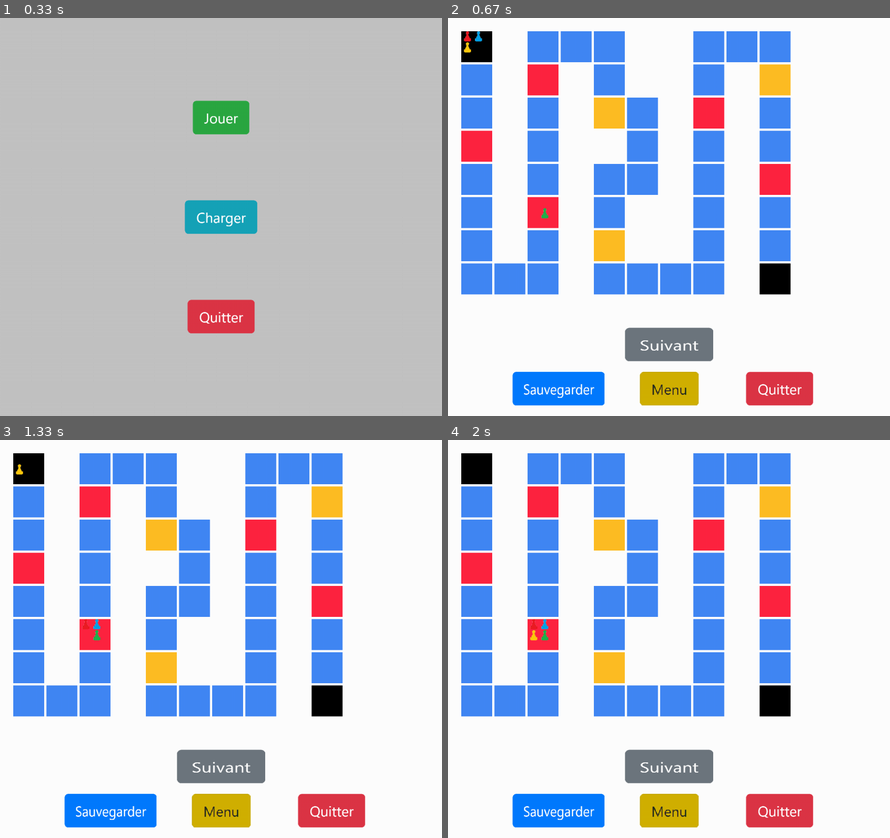
Above: before the commit, frames 1-4 (two rows, left to right).
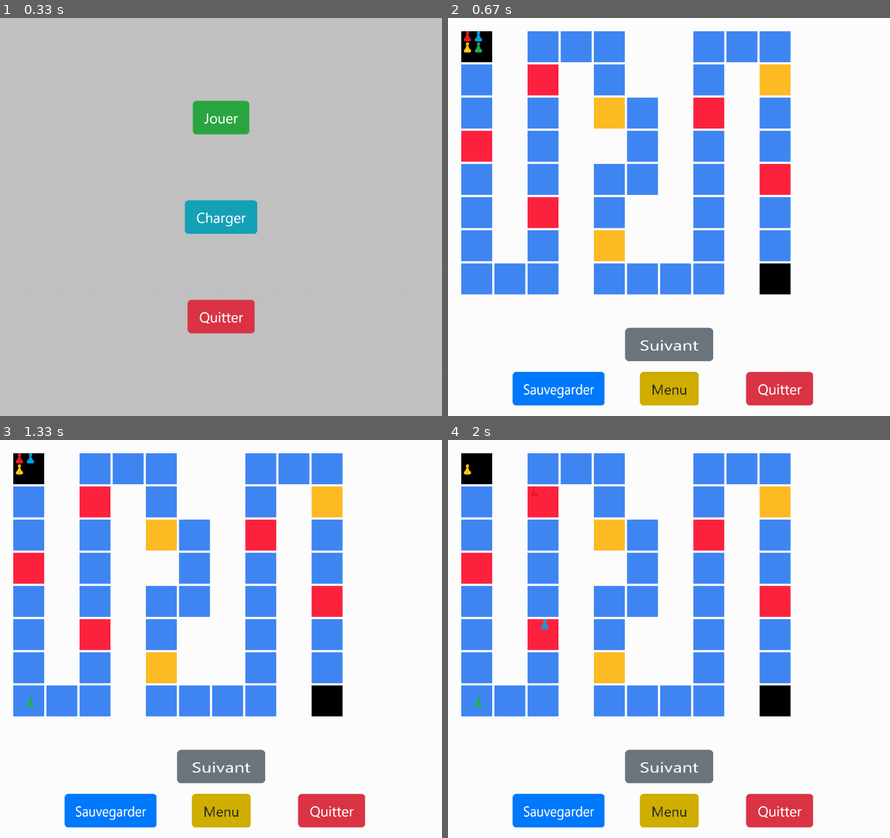
Above: after the commit, the same moments.

Repository: tw0hour/pythonApp
Game: pygame game, started from main.py
Same seed, same stepped clock (60 frames per second), same inputs: the game is played once before the commit and once after it.
Inputs (mouse positions are in pixels of both pictures, inside the frame that each line leads up to):
- Up to frame 1 (0.33 s): no input
- Up to frame 2 (0.67 s): click (669, 117) at 0.38 s
- Up to frame 3 (1.33 s): click (221, 766) at 0.75 s; click (221, 766) at 1.13 s
- Up to frame 4 (2 s): click (669, 766) at 1.53 s; click (669, 766) at 1.93 s

Frame 1 is identical in both runs. In frame 2, less than 0.1% of the frame differs, in the area x 6-23%, y 6-51%; in frame 3, 0.2%, in the area x 3-23%, y 3-68%; in frame 4, 0.2%.

Commit message:
fin de tour et joueur qui se deplace, si joueur a finis le plateau, il ne fais plus rien

Diff:
--- a/Game.py
+++ b/Game.py
@@ -1,6 +1,5 @@
 import json
 import random
-from time import sleep
 
 import pygame
 
@@ -11,7 +10,7 @@
 
 
 class Game:
-    def __init__(self,tab):
+    def __init__(self, tab):
         # JEU A COMMMENCER OU PAS
         self.is_playing = False
         self.thimble1 = Thimble()
@@ -19,7 +18,7 @@
         self.events = self.getEvents()
         self.cases = self.initializeCases(tab)
         # create player
-        self.players = self.initialzePlayers()
+        self.players = self.initializePlayers()
 
     def run(self, screen, tab):
 
@@ -29,19 +28,22 @@
 
     def playing(self):
         # les dés
-        self.movePawn(11)
+        self.movePawn(self.thimble1.sumThimble(self.thimble2))
+
+        # verifie event -> fonction -> action event
         self.switchTurn()
         # apply background and change
         pygame.display.flip()
 
-
-    def find_in_list_of_list(self, mylist, pos):
+    @staticmethod
+    def find_in_list_of_list(mylist, pos):
         for sub_list in mylist:
             if pos in sub_list:
-                return (mylist.index(sub_list), sub_list.index(pos))
+                return mylist.index(sub_list), sub_list.index(pos)
         raise ValueError("'{pos}' is not in list".format(pos=pos))
 
-    def knownCase(self, cases, x, y):
+    @staticmethod
+    def knownCase(cases, x, y):
         for case in cases:
             if case.x == x and case.y == y:
                 return True
@@ -49,16 +51,16 @@
 
     def notVisitedCase(self, tab, cases, pos):
 
-        if pos[0] - 1 >= 0 and tab[pos[0]-1][pos[1]] != 0 and not self.knownCase(cases, pos[0] - 1, pos[1]):
+        if pos[0] - 1 >= 0 and tab[pos[0] - 1][pos[1]] != 0 and not self.knownCase(cases, pos[0] - 1, pos[1]):
             pos[0] -= 1
             return True
-        if pos[1] - 1 >= 0 and tab[pos[0]][pos[1]-1] != 0 and not self.knownCase(cases, pos[0], pos[1] - 1):
+        if pos[1] - 1 >= 0 and tab[pos[0]][pos[1] - 1] != 0 and not self.knownCase(cases, pos[0], pos[1] - 1):
             pos[1] -= 1
             return True
-        if pos[0] + 1 < len(tab) and tab[pos[0]+1][pos[1]] != 0 and not self.knownCase(cases, pos[0] + 1, pos[1]):
+        if pos[0] + 1 < len(tab) and tab[pos[0] + 1][pos[1]] != 0 and not self.knownCase(cases, pos[0] + 1, pos[1]):
             pos[0] += 1
             return True
-        if pos[1] + 1 < len(tab[0]) and tab[pos[0]][pos[1]+1] != 0 and not self.knownCase(cases, pos[0], pos[1] + 1):
+        if pos[1] + 1 < len(tab[0]) and tab[pos[0]][pos[1] + 1] != 0 and not self.knownCase(cases, pos[0], pos[1] + 1):
             pos[1] += 1
             return True
 
@@ -91,14 +93,13 @@
 
         return cases
 
-    def initialzePlayers(self):
+    def initializePlayers(self):
         posX = self.cases[0].y * (70 + 5) + 30
         posY = self.cases[0].x * (70 + 5) + 30
-        players = []
-        players.append(Player("ressources/pion/pion0.png", posX, posY))
-        players.append(Player("ressources/pion/pion1.png", posX + 25, posY))
-        players.append(Player("ressources/pion/pion2.png", posX, posY + 25))
-        players.append(Player("ressources/pion/pion3.png", posX +25 , posY + 25))
+        players = [Player("ressources/pion/pion0.png", posX, posY),
+                   Player("ressources/pion/pion1.png", posX + 25, posY),
+                   Player("ressources/pion/pion2.png", posX, posY + 25),
+                   Player("ressources/pion/pion3.png", posX + 25, posY + 25)]
 
         return players
 
@@ -116,7 +117,8 @@
     def printBoard(self, screen):
 
         pygame.draw.rect(screen, (0, 0, 0), (self.cases[0].y * (70 + 5) + 30, self.cases[0].x * (70 + 5) + 30, 70, 70))
-        pygame.draw.rect(screen, (0, 0, 0), (self.cases[-1].y * (70 + 5) + 30, self.cases[-1].x * (70 + 5) + 30, 70, 70))
+        pygame.draw.rect(screen, (0, 0, 0),
+                         (self.cases[-1].y * (70 + 5) + 30, self.cases[-1].x * (70 + 5) + 30, 70, 70))
 
         for i in self.cases[1:-1]:
             posX = i.x * (70 + 5) + 30
@@ -147,27 +149,38 @@
         print("Joueur", first + 1, "commence !")
 
     def switchTurn(self):
-        if self.players[0].turn == True:
+        if (self.players[0].case >= len(self.cases) - 1) & (self.players[1].case >= len(self.cases) - 1) & (self.players[2].case >= len(self.cases) - 1) & (self.players[3].case >= len(self.cases) - 1):
+            return
+
+        if self.players[0].turn:
             self.players[0].turn = False
             self.players[1].turn = True
+            if self.players[1].case >= len(self.cases) - 1:
+                self.switchTurn()
             print("Au tour du Joueur 2 de jouer !")
             return
 
-        if self.players[1].turn == True:
+        if self.players[1].turn:
             self.players[1].turn = False
             self.players[2].turn = True
+            if self.players[2].case >= len(self.cases) - 1:
+                self.switchTurn()
             print("Au tour du Joueur 3 de jouer !")
             return
 
-        if self.players[2].turn == True:
+        if self.players[2].turn:
             self.players[2].turn = False
             self.players[3].turn = True
+            if self.players[3].case >= len(self.cases) - 1:
+                self.switchTurn()
             print("Au tour du Joueur 4 de jouer !")
             return
 
-        if self.players[3].turn == True:
+        if self.players[3].turn:
             self.players[3].turn = False
             self.players[0].turn = True
+            if self.players[0].case >= len(self.cases) - 1:
+                self.switchTurn()
             print("Au tour du Joueur 1 de jouer !")
             return
 
@@ -206,7 +219,7 @@
 
         with open("ressources/backup/backup.json") as backupFile:
             data = json.load(backupFile)
-            self.players = self.initialzePlayers()
+            self.players = self.initializePlayers()
 
             self.players[0].turn = data[0]
             self.players[0].money = data[1]
@@ -236,25 +249,49 @@
 
     def gameReset(self):
         self.is_playing = False
-        self.players[0].playerReset(30,30)
-        self.players[1].playerReset(55,30)
-        self.players[2].playerReset(30,55)
-        self.players[3].playerReset(55,55)
+        self.players[0].playerReset(30, 30)
+        self.players[1].playerReset(55, 30)
+        self.players[2].playerReset(30, 55)
+        self.players[3].playerReset(55, 55)
 
         return
 
-    def movePawn(self,nb):
-        if nb >= len(self.cases)-1:
-            nb = len(self.cases)-1
+    def movePawn(self, nb):
+        # player4 turn
         if self.players[0].turn:
-            self.players[0].move(self.cases[nb].y * (70 + 5) + 30, self.cases[nb].x * (70 + 5) + 30)
-            return
+            self.players[0].case = nb + self.players[3].case
+            if self.players[0].case >= len(self.cases) - 1:
+                self.players[0].case = len(self.cases) - 1
+
+            self.players[0].move(self.cases[self.players[0].case].y * (70 + 5) + 30,
+                                 self.cases[self.players[0].case].x * (70 + 5) + 30)
+            return
+
+        # player4 turn
         if self.players[1].turn:
-            self.players[1].move(self.cases[nb].y * (70 + 5) + 30 + 25, self.cases[nb].x * (70 + 5) + 30)
-            return
+            self.players[1].case = nb + self.players[1].case
+            if self.players[1].case >= len(self.cases) - 1:
+                self.players[1].case = len(self.cases) - 1
+            self.players[1].move(self.cases[self.players[1].case].y * (70 + 5) + 30 + 25,
+                                 self.cases[self.players[1].case].x * (70 + 5) + 30)
+            return
+
+        # player4 turn
         if self.players[2].turn:
-            self.players[2].move(self.cases[nb].y * (70 + 5) + 30, self.cases[nb].x * (70 + 5) + 30 + 25)
-            return
+            self.players[2].case = nb + self.players[2].case
+            if self.players[2].case >= len(self.cases) - 1:
+                self.players[2].case = len(self.cases) - 1
+
+            self.players[2].move(self.cases[self.players[2].case].y * (70 + 5) + 30,
+                                 self.cases[self.players[2].case].x * (70 + 5) + 30 + 25)
+            return
+
+        # player4 turn
         if self.players[3].turn:
-            self.players[3].move(self.cases[nb].y * (70 + 5) + 30 + 25, self.cases[nb].x * (70 + 5) + 30 + 25)
-            return
+            self.players[3].case = nb + self.players[3].case
+            if self.players[3].case >= len(self.cases) - 1:
+                self.players[3].case = len(self.cases) - 1
+
+            self.players[3].move(self.cases[self.players[3].case].y * (70 + 5) + 30 + 25,
+                                 self.cases[self.players[3].case].x * (70 + 5) + 30 + 25)
+            return
--- a/Players.py
+++ b/Players.py
@@ -17,6 +17,7 @@
         # up down
         self.rect.y = posY
         self.turn = False
+        self.case = 0
 
     def move(self, x, y):
         self.rect.y = y
@@ -51,6 +52,7 @@
         self.rect.x = x
         self.rect.y = y
         self.turn = False
+        self.case = 0
 
     def throwTheDice(self):
         return random.randint(2, 12)
--- a/main.py
+++ b/main.py
@@ -81,7 +81,7 @@
 Tk().wm_withdraw()  # to hide the main window
 running = True
 firstTurn = False
-playingue = False
+playingue = True
 
 while running:
 
@@ -101,6 +101,7 @@
         if playingue == False:
             game.playing()
             playingue = True
+        sleep(0.1)
         # MsgBox = messagebox.askquestion('Quitter', 'Voulez vous vraiment quittter l\'application ?')
 
     else:
--- a/ressources/backup/backup.json
+++ b/ressources/backup/backup.json
@@ -1 +1 @@
-[false, 100, 100, 30, 30, true, 100, 100, 205, 405, false, 100, 100, 30, 55, false, 100, 100, 55, 55]
+[false, 100, 100, 705, 555, false, 100, 100, 730, 555, false, 100, 100, 705, 580, true, 100, 100, 730, 580]
